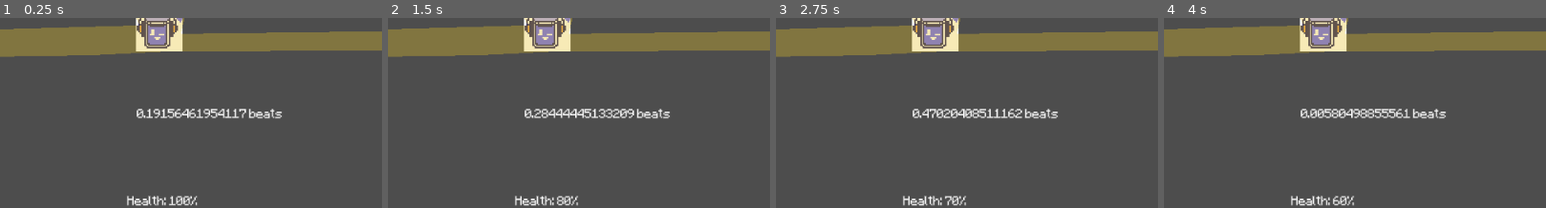
Above: before the commit, frames 1-4 (left to right).
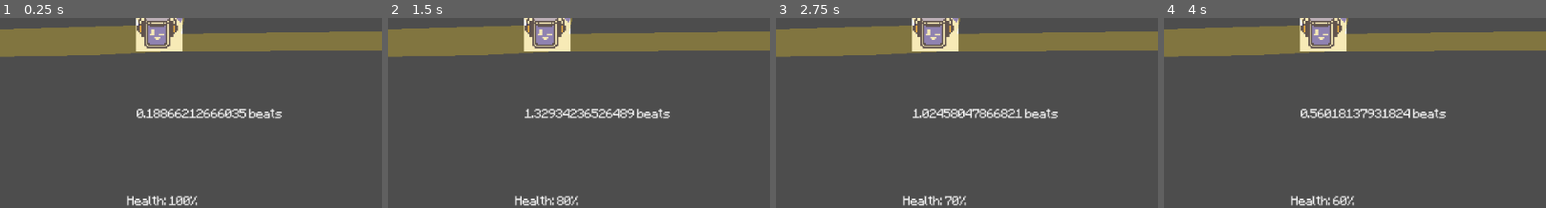
Above: after the commit, the same moments.

Repository: TrueHopolok/gj_flow
Game: Godot game, scene res://scenes/gameplay/gameplay.tscn
The game is run twice, just before and just after one commit, with the same random seed, the same clock (stepped at 60 frames per second) and the same inputs. The project has no main scene, so this scene is started directly. Sound files missing from this copy of the repository are replaced by a short silence.
Inputs:
- Up to frame 1 (0.25 s): no input
- Up to frame 2 (1.5 s): hold K (low_right) 0.53-1.28 s; hold D (low_left) from 1.28 s (still down)
- Up to frame 3 (2.75 s): release D (low_left) at 2.03 s; hold K (low_right) from 2.03 s (still down)
- Up to frame 4 (4 s): release K (low_right) at 3.53 s; hold D (low_left) from 3.53 s (still down)
The pictures show only the part of the screen within x 28-78%, y 49-99%; the shares and areas given below are measured in that part.

The runs differ from the first frame. In frame 1, 0.7% of the frame differs, in the area x 40-65%, y 47-53%; in frame 2, 0.6%; in frame 3, 0.8%, in the area x 35-65%, y 47-53%; in frame 4, 0.6%.

Commit message:
bug-fix:

Diff:
--- a/assets/sections/experiment.tres
+++ b/assets/sections/experiment.tres
@@ -1,6 +1,7 @@
 [gd_resource type="Resource" script_class="LevelSection" format=3 uid="uid://c5xhu8a0xuks7"]
 
 [ext_resource type="Script" uid="uid://b7nb4e42hny50" path="res://scenes/level_part/level_part.gd" id="1_85abv"]
+[ext_resource type="AudioStream" uid="uid://b0uvs6lfn3dad" path="res://audio/temporary/vine-boom.mp3" id="1_ysrai"]
 [ext_resource type="Script" uid="uid://crkfqj4wv8qok" path="res://scenes/level_section/level_section.gd" id="2_bfdpq"]
 [ext_resource type="Resource" uid="uid://cbug64oo1n2xx" path="res://assets/parts/tutorial.tres" id="3_qatc3"]
 
@@ -8,4 +9,5 @@
 script = ExtResource("2_bfdpq")
 bpm = 60.0
 parts = Array[ExtResource("1_85abv")]([ExtResource("3_qatc3")])
+intro_stream = ExtResource("1_ysrai")
 metadata/_custom_type_script = "uid://crkfqj4wv8qok"
--- a/scenes/game_manager/game_manager.gd
+++ b/scenes/game_manager/game_manager.gd
@@ -74,14 +74,16 @@
 
 	var offset: float = 0.0
 	if section.intro_stream != null:
+		music_player.stream_queue.append(section.intro_stream)
 		offset = section.intro_stream.get_length()
 
 	for part: LevelPart in section.parts:
-		for note: LevelNote in part.notes:
-			notes.append(note)
-			note.timing += sec_to_beat(offset, section.bpm)
-		music_player.stream_queue.append(part.stream)
-		offset += part.stream.get_length()
+		if part.stream != null:
+			for note: LevelNote in part.notes:
+				notes.append(note)
+				note.timing += sec_to_beat(offset, section.bpm)
+			music_player.stream_queue.append(part.stream)
+			offset += part.stream.get_length()
 
 	next_spawn_idx = 0
 	next_destroy_idx = 0
@@ -135,8 +137,7 @@
 	if not event.is_pressed():
 		return
 
-	# TODO(HOPOLOK): replace with constants
-	if not (event.is_action_pressed(&"low_left") or event.is_action_pressed(&"low_right") or event.is_action_pressed(&"top_left") or event.is_action_pressed(&"top_right")):
+	if not (event.is_action_pressed(LevelNote.LOW_LEFT) or event.is_action_pressed(LevelNote.LOW_RIGHT) or event.is_action_pressed(LevelNote.TOP_LEFT) or event.is_action_pressed(LevelNote.TOP_RIGHT)):
 		return
 
 	get_viewport().set_input_as_handled()
@@ -155,11 +156,10 @@
 	else:
 		damage(LevelDamage.DAMAGE_PER_MISCLICK)
 
-# FIXME: second section loop does not work
 
 func _physics_process(_delta: float) -> void:
 	# TODO: remove debug print
-	$Tlabel.text = str(beat_to_sec(music_player.get_song_pos(), section.bpm)) + " beats"
+	$Tlabel.text = str(sec_to_beat(music_player.get_song_pos(), section.bpm)) + " beats"
 
 	# Spawn new notes (in advance)
 	while next_spawn_idx < notes.size() and beat_to_sec(notes[next_spawn_idx].timing, section.bpm) - NOTE_SPAWN_OFFSET < music_player.get_song_pos():
--- a/scenes/partial_audio_stream_player/partial_audio_stream_player.gd
+++ b/scenes/partial_audio_stream_player/partial_audio_stream_player.gd
@@ -11,21 +11,20 @@
 
 
 func _ready() -> void:
-	finished.connect(switch)
+	finished.connect(_switch)
 
 
 func restart() -> void:
 	stream_id = -1
 	current_offset = 0
-	stream = stream_queue[0]
-	play()
+	_switch()
 
 
 func get_song_pos() -> float:
 	return current_offset + get_playback_position()
 
 
-func switch() -> void:
+func _switch() -> void:
 	if stream_id >= 0: current_offset += stream.get_length()
 	stop()
 	stream_id += 1
@@ -37,3 +36,4 @@
 	else:
 		stream = stream_queue[stream_id]
 		play()
+		print(stream)
Not shown, added: audio/temporary/vine-boom.mp3.import
Not shown, added: audio/temporary/vine-boom.mp3
